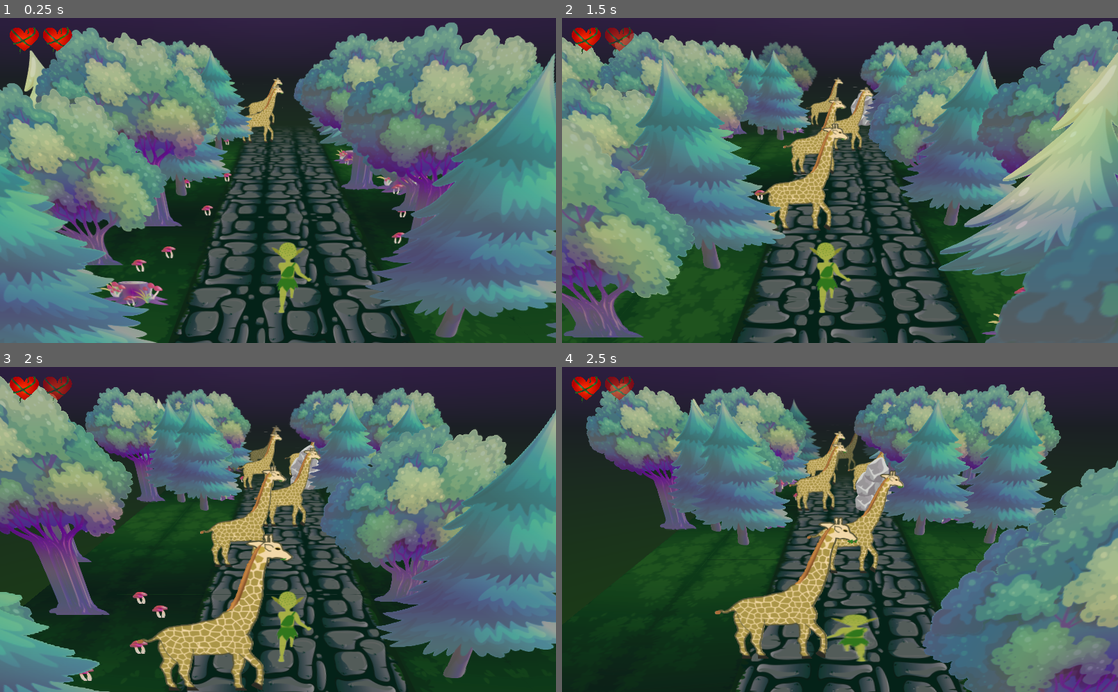
Above: before the commit, frames 1-4 (two rows, left to right).
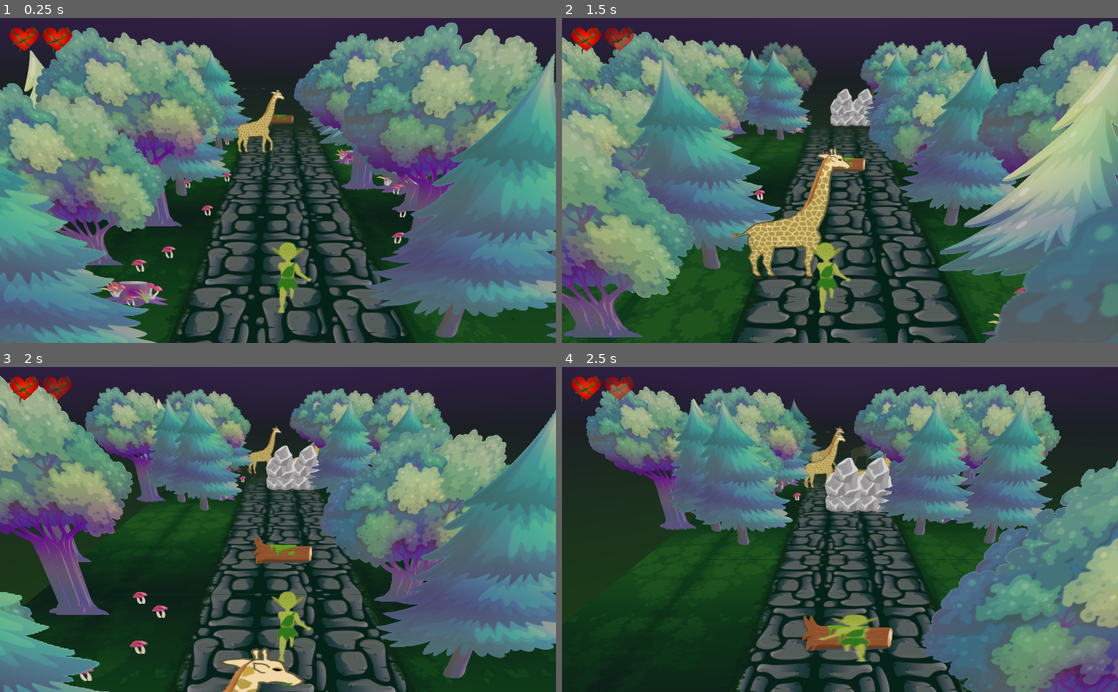
Above: after the commit, the same moments.

Repository: RafaelKuhn/globin
Game: Godot game, scene res://Game.tscn
The game is run twice, just before and just after one commit, with the same random seed, the same clock (stepped at 60 frames per second) and the same inputs.
Inputs:
- Up to frame 1 (0.25 s): no input
- Up to frame 2 (1.5 s): tap A (A_key) at 0.6 s; tap D (D_key) at 1.35 s
- Up to frame 3 (2 s): no input
- Up to frame 4 (2.5 s): tap S (S_key) at 2.1 s

The runs differ from the first frame. In frame 1, 0.9% of the frame differs, in the area x 41-53%, y 18-43%; in frame 2, 4.9%; in frame 3, 7.8%, in the area x 24-58%, y 17-100%; in frame 4, 6.8%.

Commit message:
Made part of the level design, starting area and labyrinth

Diff:
--- a/Game.tscn
+++ b/Game.tscn
@@ -48,52 +48,283 @@
 [node name="Obstacles" type="Spatial" parent="."]
 
 [node name="Gifa0" parent="Obstacles" instance=ExtResource( 6 )]
-transform = Transform( 1.6, 0, 0, 0, 1.6, 0, 0, 0, 1, 1, 0, -9.5754 )
+transform = Transform( 1.6, 0, 0, 0, 1.6, 0, 0, 0, 1, 1, 0, -8.19611 )
 
 [node name="Gifa1" parent="Obstacles" instance=ExtResource( 6 )]
-transform = Transform( 1.6, 0, 0, 0, 1.6, 0, 0, 0, 1, 1, 0, -12.5754 )
+transform = Transform( 1.6, 0, 0, 0, 1.6, 0, 0, 0, 1, 1, 0, -23.8371 )
 
 [node name="Gifa2" parent="Obstacles" instance=ExtResource( 6 )]
-transform = Transform( 1.6, 0, 0, 0, 1.6, 0, 0, 0, 1, 3, 0, -31.929 )
+transform = Transform( 1.6, 0, 0, 0, 1.6, 0, 0, 0, 1, 3, 0, -19.8162 )
 
 [node name="Gifa3" parent="Obstacles" instance=ExtResource( 6 )]
-transform = Transform( 1.6, 0, 0, 0, 1.6, 0, 0, 0, 1, 2, 0, -24.3849 )
+transform = Transform( 1.6, 0, 0, 0, 1.6, 0, 0, 0, 1, 3, 0, -25.0027 )
 
 [node name="Gifa4" parent="Obstacles" instance=ExtResource( 6 )]
-transform = Transform( 1.6, 0, 0, 0, 1.6, 0, 0, 0, 1, 3, 0, -20.8597 )
+transform = Transform( 1.6, 0, 0, 0, 1.6, 0, 0, 0, 1, 3, 0, -38.1278 )
 
 [node name="Gifa5" parent="Obstacles" instance=ExtResource( 6 )]
-transform = Transform( 1.6, 0, 0, 0, 1.6, 0, 0, 0, 1, 2, 0, -14.8327 )
+transform = Transform( 1.6, 0, 0, 0, 1.6, 0, 0, 0, 1, 2, 0, -31.861 )
+
+[node name="Gifa6" parent="Obstacles" instance=ExtResource( 6 )]
+transform = Transform( 1.6, 0, 0, 0, 1.6, 0, 0, 0, 1, 3, 0, -44.1692 )
 
 [node name="Gifa7" parent="Obstacles" instance=ExtResource( 6 )]
-transform = Transform( 1.6, 0, 0, 0, 1.6, 0, 0, 0, 1, 1, 0, -18.6689 )
+transform = Transform( 1.6, 0, 0, 0, 1.6, 0, 0, 0, 1, 3, 0, -53.2113 )
 
 [node name="Gifa8" parent="Obstacles" instance=ExtResource( 6 )]
-transform = Transform( 1.6, 0, 0, 0, 1.6, 0, 0, 0, 1, 1, 0, -21.794 )
+transform = Transform( 1.6, 0, 0, 0, 1.6, 0, 0, 0, 1, 1, 0, -21.1586 )
 
 [node name="Gifa9" parent="Obstacles" instance=ExtResource( 6 )]
-transform = Transform( 1.6, 0, 0, 0, 1.6, 0, 0, 0, 1, 1, 0, -25.9991 )
+transform = Transform( 1.6, 0, 0, 0, 1.6, 0, 0, 0, 1, 1, 0, -38.9047 )
+
+[node name="Gifa10" parent="Obstacles" instance=ExtResource( 6 )]
+transform = Transform( 1.6, 0, 0, 0, 1.6, 0, 0, 0, 1, 3, 0, -83.9493 )
+
+[node name="Gifa11" parent="Obstacles" instance=ExtResource( 6 )]
+transform = Transform( 1.6, 0, 0, 0, 1.6, 0, 0, 0, 1, 3, 0, -92.024 )
+
+[node name="Gifa12" parent="Obstacles" instance=ExtResource( 6 )]
+transform = Transform( 1.6, 0, 0, 0, 1.6, 0, 0, 0, 1, 1, 0, -107.272 )
+
+[node name="Gifa13" parent="Obstacles" instance=ExtResource( 6 )]
+transform = Transform( 1.6, 0, 0, 0, 1.6, 0, 0, 0, 1, 3, 0, -115.925 )
 
 [node name="Preda0" parent="Obstacles" instance=ExtResource( 5 )]
-transform = Transform( 1, 0, 0, 0, 1, 0, 0, 0, 1, 1, 0, -29.75 )
+transform = Transform( 1, 0, 0, 0, 1, 0, 0, 0, 1, 3, 0, -26.0302 )
 
 [node name="Preda1" parent="Obstacles" instance=ExtResource( 5 )]
-transform = Transform( 1, 0, 0, 0, 1, 0, 0, 0, 1, 3, 0, -18.551 )
+transform = Transform( 1, 0, 0, 0, 1, 0, 0, 0, 1, 3, 0, -18.493 )
 
 [node name="Preda2" parent="Obstacles" instance=ExtResource( 5 )]
-transform = Transform( 1, 0, 0, 0, 1, 0, 0, 0, 1, 2, 0, -46.6999 )
+transform = Transform( 1, 0, 0, 0, 1, 0, 0, 0, 1, 2, 0, -18.488 )
 
 [node name="Preda3" parent="Obstacles" instance=ExtResource( 5 )]
-transform = Transform( 1, 0, 0, 0, 1, 0, 0, 0, 1, 2, 0, -59.9455 )
+transform = Transform( 1, 0, 0, 0, 1, 0, 0, 0, 1, 1, 0, -26.03 )
+
+[node name="Preda4" parent="Obstacles" instance=ExtResource( 5 )]
+transform = Transform( 1, 0, 0, 0, 1, 0, 0, 0, 1, 2, 0, -29.5532 )
+
+[node name="Preda5" parent="Obstacles" instance=ExtResource( 5 )]
+transform = Transform( 1, 0, 0, 0, 1, 0, 0, 0, 1, 3, 0, -29.553 )
+
+[node name="Preda6" parent="Obstacles" instance=ExtResource( 5 )]
+transform = Transform( 1, 0, 0, 0, 1, 0, 0, 0, 1, 3, 0, -30.8358 )
+
+[node name="Preda7" parent="Obstacles" instance=ExtResource( 5 )]
+transform = Transform( 1, 0, 0, 0, 1, 0, 0, 0, 1, 3, 0, -32.0418 )
+
+[node name="Preda8" parent="Obstacles" instance=ExtResource( 5 )]
+transform = Transform( 1, 0, 0, 0, 1, 0, 0, 0, 1, 3, 0, -33.3977 )
+
+[node name="Preda9" parent="Obstacles" instance=ExtResource( 5 )]
+transform = Transform( 1, 0, 0, 0, 1, 0, 0, 0, 1, 3, 0, -34.6684 )
+
+[node name="Preda10" parent="Obstacles" instance=ExtResource( 5 )]
+transform = Transform( 1, 0, 0, 0, 1, 0, 0, 0, 1, 3, 0, -38.9675 )
+
+[node name="Preda11" parent="Obstacles" instance=ExtResource( 5 )]
+transform = Transform( 1, 0, 0, 0, 1, 0, 0, 0, 1, 3, 0, -38.9675 )
+
+[node name="Preda12" parent="Obstacles" instance=ExtResource( 5 )]
+transform = Transform( 1, 0, 0, 0, 1, 0, 0, 0, 1, 2, 0, -38.967 )
+
+[node name="Preda13" parent="Obstacles" instance=ExtResource( 5 )]
+transform = Transform( 1, 0, 0, 0, 1, 0, 0, 0, 1, 2, 0, -41.9923 )
+
+[node name="Preda14" parent="Obstacles" instance=ExtResource( 5 )]
+transform = Transform( 1, 0, 0, 0, 1, 0, 0, 0, 1, 3, 0, -44.884 )
+
+[node name="Preda15" parent="Obstacles" instance=ExtResource( 5 )]
+transform = Transform( 1, 0, 0, 0, 1, 0, 0, 0, 1, 2, 0, -47.4156 )
+
+[node name="Preda16" parent="Obstacles" instance=ExtResource( 5 )]
+transform = Transform( 1, 0, 0, 0, 1, 0, 0, 0, 1, 3, 0, -47.416 )
+
+[node name="Preda17" parent="Obstacles" instance=ExtResource( 5 )]
+transform = Transform( 1, 0, 0, 0, 1, 0, 0, 0, 1, 2, 0, -52.1381 )
+
+[node name="Preda18" parent="Obstacles" instance=ExtResource( 5 )]
+transform = Transform( 1, 0, 0, 0, 1, 0, 0, 0, 1, 1, 0, -52.1292 )
+
+[node name="Preda19" parent="Obstacles" instance=ExtResource( 5 )]
+transform = Transform( 1, 0, 0, 0, 1, 0, 0, 0, 1, 2, 0, -53.1518 )
+
+[node name="Preda20" parent="Obstacles" instance=ExtResource( 5 )]
+transform = Transform( 1, 0, 0, 0, 1, 0, 0, 0, 1, 2, 0, -77.3614 )
+
+[node name="Preda21" parent="Obstacles" instance=ExtResource( 5 )]
+transform = Transform( 1, 0, 0, 0, 1, 0, 0, 0, 1, 3, 0, -77.361 )
+
+[node name="Preda22" parent="Obstacles" instance=ExtResource( 5 )]
+transform = Transform( 1, 0, 0, 0, 1, 0, 0, 0, 1, 3, 0, -79.9798 )
+
+[node name="Preda23" parent="Obstacles" instance=ExtResource( 5 )]
+transform = Transform( 1, 0, 0, 0, 1, 0, 0, 0, 1, 1, 0, -80.0121 )
+
+[node name="Preda24" parent="Obstacles" instance=ExtResource( 5 )]
+transform = Transform( 1, 0, 0, 0, 1, 0, 0, 0, 1, 2, 0, -83.901 )
+
+[node name="Preda25" parent="Obstacles" instance=ExtResource( 5 )]
+transform = Transform( 1, 0, 0, 0, 1, 0, 0, 0, 1, 3, 0, -88.001 )
+
+[node name="Preda26" parent="Obstacles" instance=ExtResource( 5 )]
+transform = Transform( 1, 0, 0, 0, 1, 0, 0, 0, 1, 1, 0, -88.001 )
+
+[node name="Preda27" parent="Obstacles" instance=ExtResource( 5 )]
+transform = Transform( 1, 0, 0, 0, 1, 0, 0, 0, 1, 1, 0, -92.0035 )
+
+[node name="Preda28" parent="Obstacles" instance=ExtResource( 5 )]
+transform = Transform( 1, 0, 0, 0, 1, 0, 0, 0, 1, 3, 0, -95.0264 )
+
+[node name="Preda29" parent="Obstacles" instance=ExtResource( 5 )]
+transform = Transform( 1, 0, 0, 0, 1, 0, 0, 0, 1, 2, 0, -95.026 )
+
+[node name="Preda30" parent="Obstacles" instance=ExtResource( 5 )]
+transform = Transform( 1, 0, 0, 0, 1, 0, 0, 0, 1, 1, 0, -97.897 )
+
+[node name="Preda31" parent="Obstacles" instance=ExtResource( 5 )]
+transform = Transform( 1, 0, 0, 0, 1, 0, 0, 0, 1, 1, 0, -99.0176 )
+
+[node name="Preda35" parent="Obstacles" instance=ExtResource( 5 )]
+transform = Transform( 1, 0, 0, 0, 1, 0, 0, 0, 1, 2, 0, -99.018 )
+
+[node name="Preda36" parent="Obstacles" instance=ExtResource( 5 )]
+transform = Transform( 1, 0, 0, 0, 1, 0, 0, 0, 1, 2, 0, -100.507 )
+
+[node name="Preda37" parent="Obstacles" instance=ExtResource( 5 )]
+transform = Transform( 1, 0, 0, 0, 1, 0, 0, 0, 1, 2, 0, -102.057 )
+
+[node name="Preda38" parent="Obstacles" instance=ExtResource( 5 )]
+transform = Transform( 1, 0, 0, 0, 1, 0, 0, 0, 1, 3, 0, -105.171 )
+
+[node name="Preda39" parent="Obstacles" instance=ExtResource( 5 )]
+transform = Transform( 1, 0, 0, 0, 1, 0, 0, 0, 1, 3, 0, -106.068 )
+
+[node name="Preda40" parent="Obstacles" instance=ExtResource( 5 )]
+transform = Transform( 1, 0, 0, 0, 1, 0, 0, 0, 1, 3, 0, -107.146 )
+
+[node name="Preda41" parent="Obstacles" instance=ExtResource( 5 )]
+transform = Transform( 1, 0, 0, 0, 1, 0, 0, 0, 1, 2, 0, -106.573 )
+
+[node name="Preda42" parent="Obstacles" instance=ExtResource( 5 )]
+transform = Transform( 1, 0, 0, 0, 1, 0, 0, 0, 1, 2, 0, -107.165 )
+
+[node name="Preda32" parent="Obstacles" instance=ExtResource( 5 )]
+transform = Transform( 1, 0, 0, 0, 1, 0, 0, 0, 1, 1, 0, -100.637 )
+
+[node name="Preda33" parent="Obstacles" instance=ExtResource( 5 )]
+transform = Transform( 1, 0, 0, 0, 1, 0, 0, 0, 1, 1, 0, -102.174 )
+
+[node name="Preda34" parent="Obstacles" instance=ExtResource( 5 )]
+transform = Transform( 1, 0, 0, 0, 1, 0, 0, 0, 1, 1, 0, -103.68 )
+
+[node name="Preda43" parent="Obstacles" instance=ExtResource( 5 )]
+transform = Transform( 1, 0, 0, 0, 1, 0, 0, 0, 1, 1, 0, -108.776 )
+
+[node name="Preda44" parent="Obstacles" instance=ExtResource( 5 )]
+transform = Transform( 1, 0, 0, 0, 1, 0, 0, 0, 1, 3, 0, -108.776 )
+
+[node name="Preda45" parent="Obstacles" instance=ExtResource( 5 )]
+transform = Transform( 1, 0, 0, 0, 1, 0, 0, 0, 1, 3, 0, -111.81 )
+
+[node name="Preda46" parent="Obstacles" instance=ExtResource( 5 )]
+transform = Transform( 1, 0, 0, 0, 1, 0, 0, 0, 1, 1, 0, -111.762 )
+
+[node name="Preda47" parent="Obstacles" instance=ExtResource( 5 )]
+transform = Transform( 1, 0, 0, 0, 1, 0, 0, 0, 1, 1, 0, -113.527 )
+
+[node name="Preda49" parent="Obstacles" instance=ExtResource( 5 )]
+transform = Transform( 1, 0, 0, 0, 1, 0, 0, 0, 1, 1, 0, -114.163 )
+
+[node name="Preda48" parent="Obstacles" instance=ExtResource( 5 )]
+transform = Transform( 1, 0, 0, 0, 1, 0, 0, 0, 1, 2, 0, -114.615 )
+
+[node name="Preda50" parent="Obstacles" instance=ExtResource( 5 )]
+transform = Transform( 1, 0, 0, 0, 1, 0, 0, 0, 1, 2, 0, -115.472 )
+
+[node name="Preda51" parent="Obstacles" instance=ExtResource( 5 )]
+transform = Transform( 1, 0, 0, 0, 1, 0, 0, 0, 1, 3, 0, -118.35 )
+
+[node name="Preda52" parent="Obstacles" instance=ExtResource( 5 )]
+transform = Transform( 1, 0, 0, 0, 1, 0, 0, 0, 1, 2, 0, -119.722 )
+
+[node name="Preda53" parent="Obstacles" instance=ExtResource( 5 )]
+transform = Transform( 1, 0, 0, 0, 1, 0, 0, 0, 1, 3, 0, -119.079 )
+
+[node name="Preda54" parent="Obstacles" instance=ExtResource( 5 )]
+transform = Transform( 1, 0, 0, 0, 1, 0, 0, 0, 1, 1, 0, -121.709 )
+
+[node name="Preda55" parent="Obstacles" instance=ExtResource( 5 )]
+transform = Transform( 1, 0, 0, 0, 1, 0, 0, 0, 1, 1, 0, -122.878 )
+
+[node name="Preda56" parent="Obstacles" instance=ExtResource( 5 )]
+transform = Transform( 1, 0, 0, 0, 1, 0, 0, 0, 1, 3, 0, -120.435 )
+
+[node name="Preda57" parent="Obstacles" instance=ExtResource( 5 )]
+transform = Transform( 1, 0, 0, 0, 1, 0, 0, 0, 1, 3, 0, -121.432 )
+
+[node name="Preda58" parent="Obstacles" instance=ExtResource( 5 )]
+transform = Transform( 1, 0, 0, 0, 1, 0, 0, 0, 1, 3, 0, -122.133 )
+
+[node name="Preda59" parent="Obstacles" instance=ExtResource( 5 )]
+transform = Transform( 1, 0, 0, 0, 1, 0, 0, 0, 1, 3, 0, -123.158 )
+
+[node name="Preda60" parent="Obstacles" instance=ExtResource( 5 )]
+transform = Transform( 1, 0, 0, 0, 1, 0, 0, 0, 1, 3, 0, -124.158 )
+
+[node name="Preda61" parent="Obstacles" instance=ExtResource( 5 )]
+transform = Transform( 1, 0, 0, 0, 1, 0, 0, 0, 1, 3, 0, -124.158 )
+
+[node name="Preda62" parent="Obstacles" instance=ExtResource( 5 )]
+transform = Transform( 1, 0, 0, 0, 1, 0, 0, 0, 1, 3, 0, -125.386 )
+
+[node name="Preda66" parent="Obstacles" instance=ExtResource( 5 )]
+transform = Transform( 1, 0, 0, 0, 1, 0, 0, 0, 1, 3, 0, -126.15 )
+
+[node name="Preda63" parent="Obstacles" instance=ExtResource( 5 )]
+transform = Transform( 1, 0, 0, 0, 1, 0, 0, 0, 1, 1, 0, -125.386 )
+
+[node name="Preda64" parent="Obstacles" instance=ExtResource( 5 )]
+transform = Transform( 1, 0, 0, 0, 1, 0, 0, 0, 1, 1, 0, -127.862 )
+
+[node name="Preda65" parent="Obstacles" instance=ExtResource( 5 )]
+transform = Transform( 1, 0, 0, 0, 1, 0, 0, 0, 1, 2, 0, -127.862 )
 
 [node name="Toco0" parent="Obstacles" instance=ExtResource( 2 )]
-transform = Transform( 1, 0, 0, 0, 1, 0, 0, 0, 1, 3, 0, -27.8246 )
+transform = Transform( 1, 0, 0, 0, 1, 0, 0, 0, 1, 2, 0, -12.734 )
 
 [node name="Toco1" parent="Obstacles" instance=ExtResource( 2 )]
-transform = Transform( 1, 0, 0, 0, 1, 0, 0, 0, 1, 3, 0, -35.066 )
+transform = Transform( 1, 0, 0, 0, 1, 0, 0, 0, 1, 2, 0, -22.6359 )
 
 [node name="Toco2" parent="Obstacles" instance=ExtResource( 2 )]
-transform = Transform( 1, 0, 0, 0, 1, 0, 0, 0, 1, 1, 0, -38.353 )
+transform = Transform( 1, 0, 0, 0, 1, 0, 0, 0, 1, 2, 0, -26.03 )
+
+[node name="Toco3" parent="Obstacles" instance=ExtResource( 2 )]
+transform = Transform( 1, 0, 0, 0, 1, 0, 0, 0, 1, 3, 0, -22.634 )
+
+[node name="Toco4" parent="Obstacles" instance=ExtResource( 2 )]
+transform = Transform( 1, 0, 0, 0, 1, 0, 0, 0, 1, 1, 0, -31.9751 )
+
+[node name="Toco5" parent="Obstacles" instance=ExtResource( 2 )]
+transform = Transform( 1, 0, 0, 0, 1, 0, 0, 0, 1, 1, 0, -44.1617 )
+
+[node name="Toco6" parent="Obstacles" instance=ExtResource( 2 )]
+transform = Transform( 1, 0, 0, 0, 1, 0, 0, 0, 1, 1, 0, -47.4654 )
+
+[node name="Toco7" parent="Obstacles" instance=ExtResource( 2 )]
+transform = Transform( 1, 0, 0, 0, 1, 0, 0, 0, 1, 1, 0, -83.928 )
+
+[node name="Toco8" parent="Obstacles" instance=ExtResource( 2 )]
+transform = Transform( 1, 0, 0, 0, 1, 0, 0, 0, 1, 2, 0, -92.021 )
+
+[node name="Toco9" parent="Obstacles" instance=ExtResource( 2 )]
+transform = Transform( 1, 0, 0, 0, 1, 0, 0, 0, 1, 2, 0, -122.873 )
+
+[node name="Toco11" parent="Obstacles" instance=ExtResource( 2 )]
+transform = Transform( 1, 0, 0, 0, 1, 0, 0, 0, 1, 3, 0, -128.068 )
+
+[node name="Toco10" parent="Obstacles" instance=ExtResource( 2 )]
+transform = Transform( 1, 0, 0, 0, 1, 0, 0, 0, 1, 2, 0, -111.824 )
 
 [node name="UI" type="Node2D" parent="."]
 
@@ -107,13 +338,90 @@
 [connection signal="on_any_collision" from="Obstacles/Gifa3" to="Player" method="_on_any_obstacle_z_collision"]
 [connection signal="on_any_collision" from="Obstacles/Gifa4" to="Player" method="_on_any_obstacle_z_collision"]
 [connection signal="on_any_collision" from="Obstacles/Gifa5" to="Player" method="_on_any_obstacle_z_collision"]
+[connection signal="on_any_collision" from="Obstacles/Gifa6" to="Player" method="_on_any_obstacle_z_collision"]
 [connection signal="on_any_collision" from="Obstacles/Gifa7" to="Player" method="_on_any_obstacle_z_collision"]
 [connection signal="on_any_collision" from="Obstacles/Gifa8" to="Player" method="_on_any_obstacle_z_collision"]
 [connection signal="on_any_collision" from="Obstacles/Gifa9" to="Player" method="_on_any_obstacle_z_collision"]
+[connection signal="on_any_collision" from="Obstacles/Gifa10" to="Player" method="_on_any_obstacle_z_collision"]
+[connection signal="on_any_collision" from="Obstacles/Gifa11" to="Player" method="_on_any_obstacle_z_collision"]
+[connection signal="on_any_collision" from="Obstacles/Gifa12" to="Player" method="_on_any_obstacle_z_collision"]
+[connection signal="on_any_collision" from="Obstacles/Gifa13" to="Player" method="_on_any_obstacle_z_collision"]
 [connection signal="on_any_collision" from="Obstacles/Preda0" to="Player" method="_on_any_obstacle_z_collision"]
 [connection signal="on_any_collision" from="Obstacles/Preda1" to="Player" method="_on_any_obstacle_z_collision"]
 [connection signal="on_any_collision" from="Obstacles/Preda2" to="Player" method="_on_any_obstacle_z_collision"]
 [connection signal="on_any_collision" from="Obstacles/Preda3" to="Player" method="_on_any_obstacle_z_collision"]
+[connection signal="on_any_collision" from="Obstacles/Preda4" to="Player" method="_on_any_obstacle_z_collision"]
+[connection signal="on_any_collision" from="Obstacles/Preda5" to="Player" method="_on_any_obstacle_z_collision"]
+[connection signal="on_any_collision" from="Obstacles/Preda6" to="Player" method="_on_any_obstacle_z_collision"]
+[connection signal="on_any_collision" from="Obstacles/Preda7" to="Player" method="_on_any_obstacle_z_collision"]
+[connection signal="on_any_collision" from="Obstacles/Preda8" to="Player" method="_on_any_obstacle_z_collision"]
+[connection signal="on_any_collision" from="Obstacles/Preda9" to="Player" method="_on_any_obstacle_z_collision"]
+[connection signal="on_any_collision" from="Obstacles/Preda10" to="Player" method="_on_any_obstacle_z_collision"]
+[connection signal="on_any_collision" from="Obstacles/Preda11" to="Player" method="_on_any_obstacle_z_collision"]
+[connection signal="on_any_collision" from="Obstacles/Preda12" to="Player" method="_on_any_obstacle_z_collision"]
+[connection signal="on_any_collision" from="Obstacles/Preda13" to="Player" method="_on_any_obstacle_z_collision"]
+[connection signal="on_any_collision" from="Obstacles/Preda14" to="Player" method="_on_any_obstacle_z_collision"]
+[connection signal="on_any_collision" from="Obstacles/Preda15" to="Player" method="_on_any_obstacle_z_collision"]
+[connection signal="on_any_collision" from="Obstacles/Preda16" to="Player" method="_on_any_obstacle_z_collision"]
+[connection signal="on_any_collision" from="Obstacles/Preda17" to="Player" method="_on_any_obstacle_z_collision"]
+[connection signal="on_any_collision" from="Obstacles/Preda18" to="Player" method="_on_any_obstacle_z_collision"]
+[connection signal="on_any_collision" from="Obstacles/Preda19" to="Player" method="_on_any_obstacle_z_collision"]
+[connection signal="on_any_collision" from="Obstacles/Preda20" to="Player" method="_on_any_obstacle_z_collision"]
+[connection signal="on_any_collision" from="Obstacles/Preda21" to="Player" method="_on_any_obstacle_z_collision"]
+[connection signal="on_any_collision" from="Obstacles/Preda22" to="Player" method="_on_any_obstacle_z_collision"]
+[connection signal="on_any_collision" from="Obstacles/Preda23" to="Player" method="_on_any_obstacle_z_collision"]
+[connection signal="on_any_collision" from="Obstacles/Preda24" to="Player" method="_on_any_obstacle_z_collision"]
+[connection signal="on_any_collision" from="Obstacles/Preda25" to="Player" method="_on_any_obstacle_z_collision"]
+[connection signal="on_any_collision" from="Obstacles/Preda26" to="Player" method="_on_any_obstacle_z_collision"]
+[connection signal="on_any_collision" from="Obstacles/Preda27" to="Player" method="_on_any_obstacle_z_collision"]
+[connection signal="on_any_collision" from="Obstacles/Preda28" to="Player" method="_on_any_obstacle_z_collision"]
+[connection signal="on_any_collision" from="Obstacles/Preda29" to="Player" method="_on_any_obstacle_z_collision"]
+[connection signal="on_any_collision" from="Obstacles/Preda30" to="Player" method="_on_any_obstacle_z_collision"]
+[connection signal="on_any_collision" from="Obstacles/Preda31" to="Player" method="_on_any_obstacle_z_collision"]
+[connection signal="on_any_collision" from="Obstacles/Preda35" to="Player" method="_on_any_obstacle_z_collision"]
+[connection signal="on_any_collision" from="Obstacles/Preda36" to="Player" method="_on_any_obstacle_z_collision"]
+[connection signal="on_any_collision" from="Obstacles/Preda37" to="Player" method="_on_any_obstacle_z_collision"]
+[connection signal="on_any_collision" from="Obstacles/Preda38" to="Player" method="_on_any_obstacle_z_collision"]
+[connection signal="on_any_collision" from="Obstacles/Preda39" to="Player" method="_on_any_obstacle_z_collision"]
+[connection signal="on_any_collision" from="Obstacles/Preda40" to="Player" method="_on_any_obstacle_z_collision"]
+[connection signal="on_any_collision" from="Obstacles/Preda41" to="Player" method="_on_any_obstacle_z_collision"]
+[connection signal="on_any_collision" from="Obstacles/Preda42" to="Player" method="_on_any_obstacle_z_collision"]
+[connection signal="on_any_collision" from="Obstacles/Preda32" to="Player" method="_on_any_obstacle_z_collision"]
+[connection signal="on_any_collision" from="Obstacles/Preda33" to="Player" method="_on_any_obstacle_z_collision"]
+[connection signal="on_any_collision" from="Obstacles/Preda34" to="Player" method="_on_any_obstacle_z_collision"]
+[connection signal="on_any_collision" from="Obstacles/Preda43" to="Player" method="_on_any_obstacle_z_collision"]
+[connection signal="on_any_collision" from="Obstacles/Preda44" to="Player" method="_on_any_obstacle_z_collision"]
+[connection signal="on_any_collision" from="Obstacles/Preda45" to="Player" method="_on_any_obstacle_z_collision"]
+[connection signal="on_any_collision" from="Obstacles/Preda46" to="Player" method="_on_any_obstacle_z_collision"]
+[connection signal="on_any_collision" from="Obstacles/Preda47" to="Player" method="_on_any_obstacle_z_collision"]
+[connection signal="on_any_collision" from="Obstacles/Preda49" to="Player" method="_on_any_obstacle_z_collision"]
+[connection signal="on_any_collision" from="Obstacles/Preda48" to="Player" method="_on_any_obstacle_z_collision"]
+[connection signal="on_any_collision" from="Obstacles/Preda50" to="Player" method="_on_any_obstacle_z_collision"]
+[connection signal="on_any_collision" from="Obstacles/Preda51" to="Player" method="_on_any_obstacle_z_collision"]
+[connection signal="on_any_collision" from="Obstacles/Preda52" to="Player" method="_on_any_obstacle_z_collision"]
+[connection signal="on_any_collision" from="Obstacles/Preda53" to="Player" method="_on_any_obstacle_z_collision"]
+[connection signal="on_any_collision" from="Obstacles/Preda54" to="Player" method="_on_any_obstacle_z_collision"]
+[connection signal="on_any_collision" from="Obstacles/Preda55" to="Player" method="_on_any_obstacle_z_collision"]
+[connection signal="on_any_collision" from="Obstacles/Preda56" to="Player" method="_on_any_obstacle_z_collision"]
+[connection signal="on_any_collision" from="Obstacles/Preda57" to="Player" method="_on_any_obstacle_z_collision"]
+[connection signal="on_any_collision" from="Obstacles/Preda58" to="Player" method="_on_any_obstacle_z_collision"]
+[connection signal="on_any_collision" from="Obstacles/Preda59" to="Player" method="_on_any_obstacle_z_collision"]
+[connection signal="on_any_collision" from="Obstacles/Preda60" to="Player" method="_on_any_obstacle_z_collision"]
+[connection signal="on_any_collision" from="Obstacles/Preda61" to="Player" method="_on_any_obstacle_z_collision"]
+[connection signal="on_any_collision" from="Obstacles/Preda62" to="Player" method="_on_any_obstacle_z_collision"]
+[connection signal="on_any_collision" from="Obstacles/Preda66" to="Player" method="_on_any_obstacle_z_collision"]
+[connection signal="on_any_collision" from="Obstacles/Preda63" to="Player" method="_on_any_obstacle_z_collision"]
+[connection signal="on_any_collision" from="Obstacles/Preda64" to="Player" method="_on_any_obstacle_z_collision"]
+[connection signal="on_any_collision" from="Obstacles/Preda65" to="Player" method="_on_any_obstacle_z_collision"]
 [connection signal="on_any_collision" from="Obstacles/Toco0" to="Player" method="_on_any_obstacle_z_collision"]
 [connection signal="on_any_collision" from="Obstacles/Toco1" to="Player" method="_on_any_obstacle_z_collision"]
 [connection signal="on_any_collision" from="Obstacles/Toco2" to="Player" method="_on_any_obstacle_z_collision"]
+[connection signal="on_any_collision" from="Obstacles/Toco3" to="Player" method="_on_any_obstacle_z_collision"]
+[connection signal="on_any_collision" from="Obstacles/Toco4" to="Player" method="_on_any_obstacle_z_collision"]
+[connection signal="on_any_collision" from="Obstacles/Toco5" to="Player" method="_on_any_obstacle_z_collision"]
+[connection signal="on_any_collision" from="Obstacles/Toco6" to="Player" method="_on_any_obstacle_z_collision"]
+[connection signal="on_any_collision" from="Obstacles/Toco7" to="Player" method="_on_any_obstacle_z_collision"]
+[connection signal="on_any_collision" from="Obstacles/Toco8" to="Player" method="_on_any_obstacle_z_collision"]
+[connection signal="on_any_collision" from="Obstacles/Toco9" to="Player" method="_on_any_obstacle_z_collision"]
+[connection signal="on_any_collision" from="Obstacles/Toco11" to="Player" method="_on_any_obstacle_z_collision"]
+[connection signal="on_any_collision" from="Obstacles/Toco10" to="Player" method="_on_any_obstacle_z_collision"]
